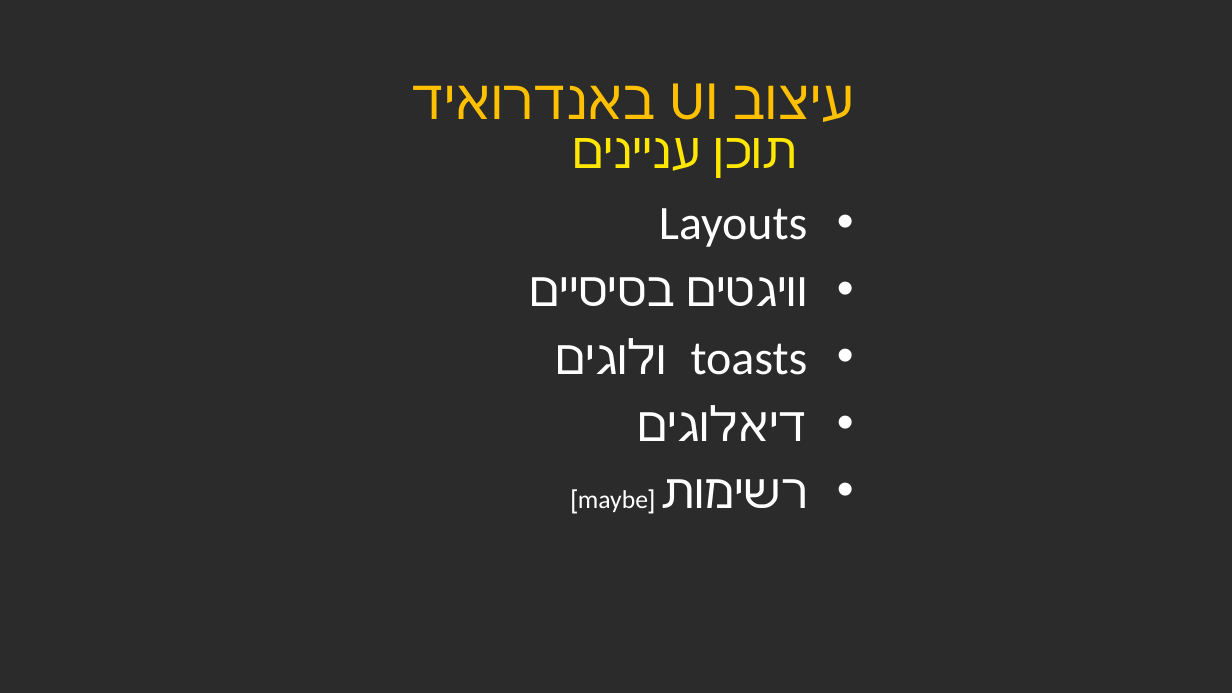
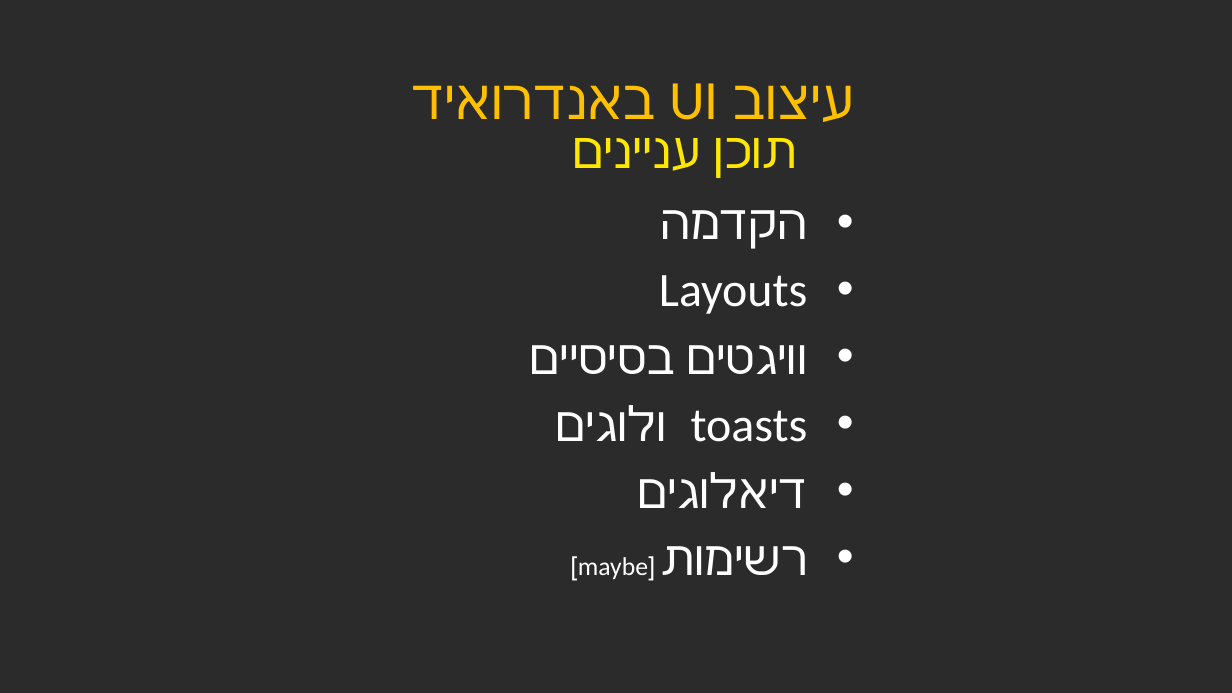
Before and after one commit to Yonatan42/AndroidPresentation, a slide deck: slide 24 of Android Presentation - Java Workshop.pptx. Drawn at 1232x693 pixels with LibreOffice and Linux fonts; fonts in the diff are those of the drawing; background and template pictures are left out; a plain dark background stands for a picture behind light text. Boxes give left, top, right and bottom in pixels: in the first picture for what was removed or moved away, otherwise in the second. Text is boxed around its words. In the diff, an @@ line names an element or a change of style, - is before the commit and + after.

```diff
--- a/Android Presentation - Java Workshop.pptx
+++ b/Android Presentation - Java Workshop.pptx
@@ text at (660,210,807,249): paragraph added @@
+• הקדמה
```
Also in this commit, not shown: 2 slides added.
